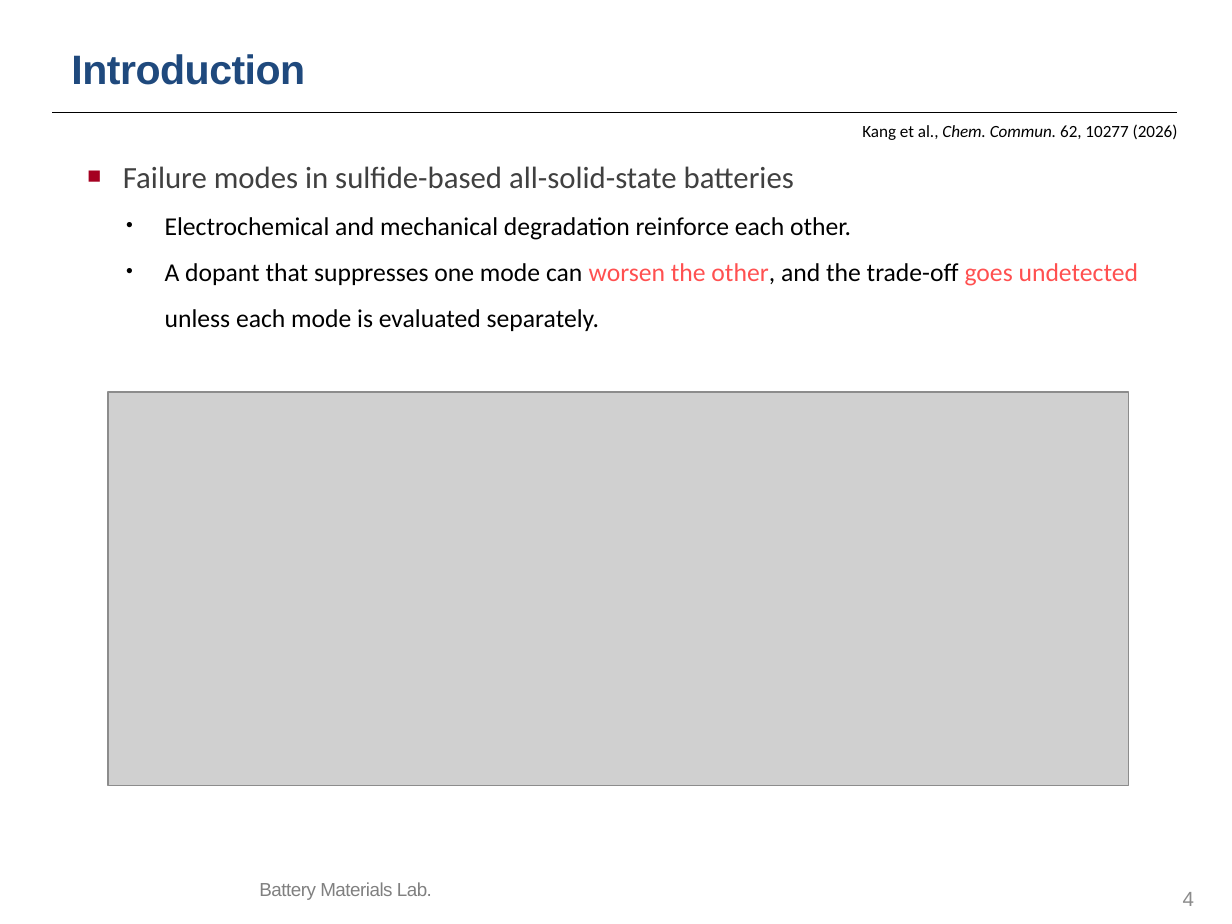
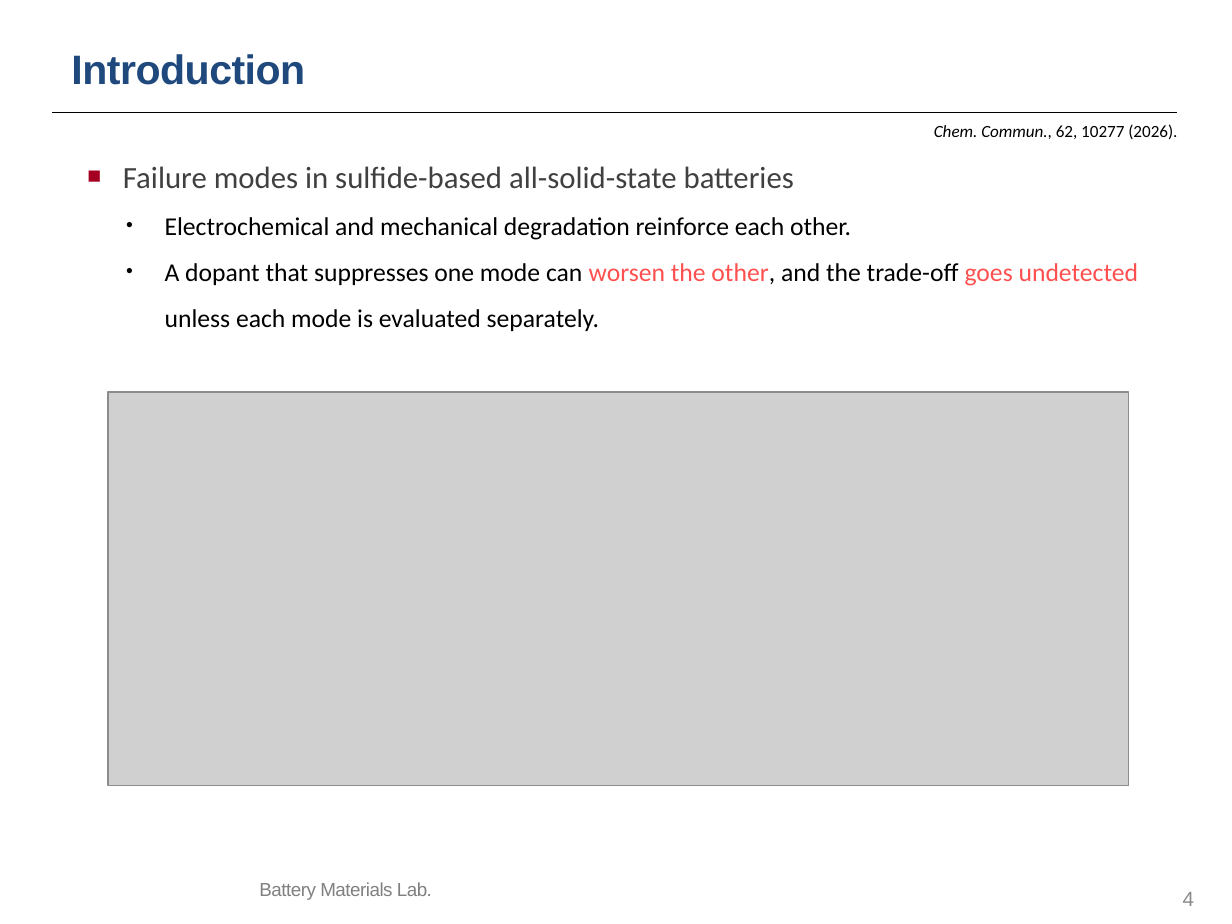
Before and after one commit to yonghoon7153-source/Yonghoon-DEM-DFT, a slide deck: slide 4 of kb/seminars/Research_Seminar_2026_10_13_cascade_progress_lean.pptx. Drawn at 1232x924 pixels with LibreOffice and Linux fonts; fonts in the diff are those of the drawing; grey boxes stand for pictures; background and template pictures are left out. Boxes give left, top, right and bottom in pixels: in the first picture for what was removed or moved away, otherwise in the second. Text is boxed around its words. In the diff, an @@ line names an element or a change of style, - is before the commit and + after.

```diff
--- a/kb/seminars/Research_Seminar_2026_10_13_cascade_progress_lean.pptx
+++ b/kb/seminars/Research_Seminar_2026_10_13_cascade_progress_lean.pptx
@@ text at (934,124,1177,139): text changed @@
-Kang et al., Chem. Commun. 62, 10277 (2026)
+Chem. Commun., 62, 10277 (2026).
```
Also in this commit, not shown: 1 other slide changed, 8 other files.
